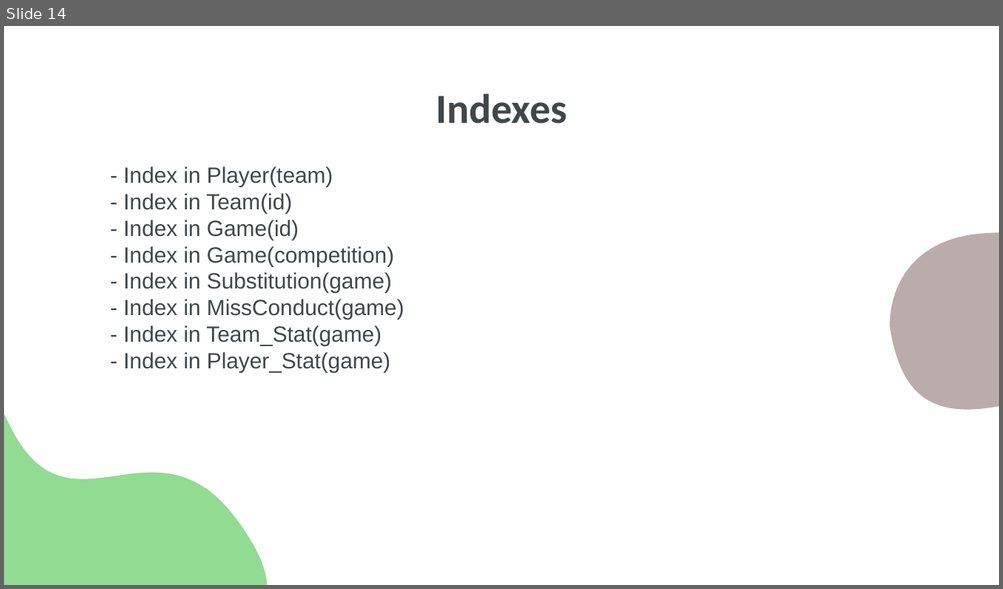
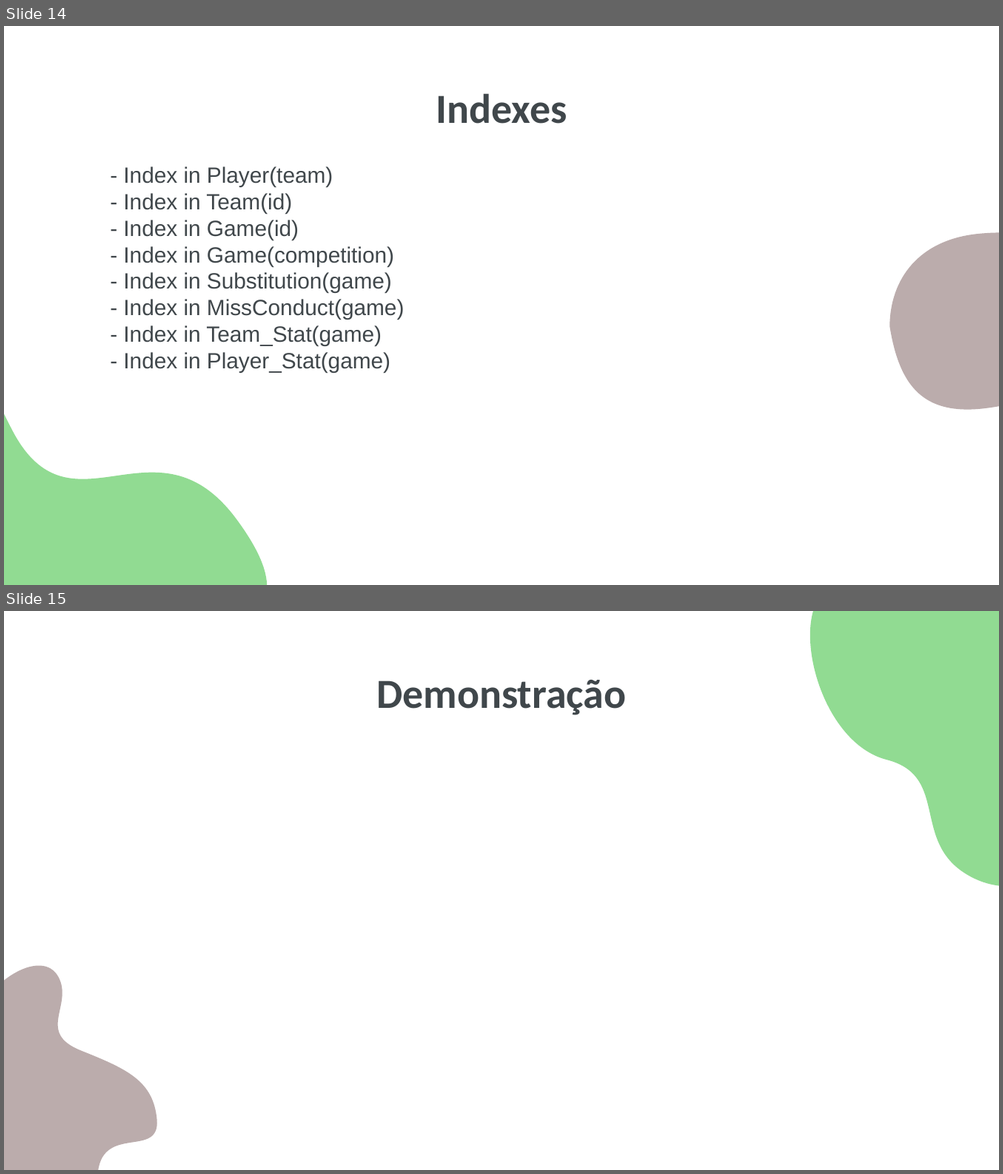
Before and after one commit to diogopjesus/bd-project, a slide deck: Apresentacao/ApresentacaoBD_Final.pptx. Shown one above the other, each under a label of ours: slide 14 before the commit, slides 14 and 15 after it. The pictures are 1003x589 and 1003x1174 pixels, drawn with LibreOffice and Linux fonts; fonts in the diff are those of the drawing. Boxes give left, top, right and bottom in pixels: in the first picture for what was removed or moved away, otherwise in the second. Text is boxed around its words. In the diff, an @@ line names an element or a change of style, - is before the commit and + after.

```diff
--- a/Apresentacao/ApresentacaoBD_Final.pptx
+++ b/Apresentacao/ApresentacaoBD_Final.pptx
@@ slide 15 added at [4,611,999,1170], background #FFFFFF @@
@@ freeform shape added at [791,611,999,911], fill #91DB92 @@
@@ title added at [376,680,626,715], 30 pt, text #40474B, bold @@
+Demonstração
@@ freeform shape added at [4,937,211,1170], fill #BBACAC @@
```
Also in this commit, not shown: 3 slides changed, 1 other slide added, 3 slides removed, 1 other file.
